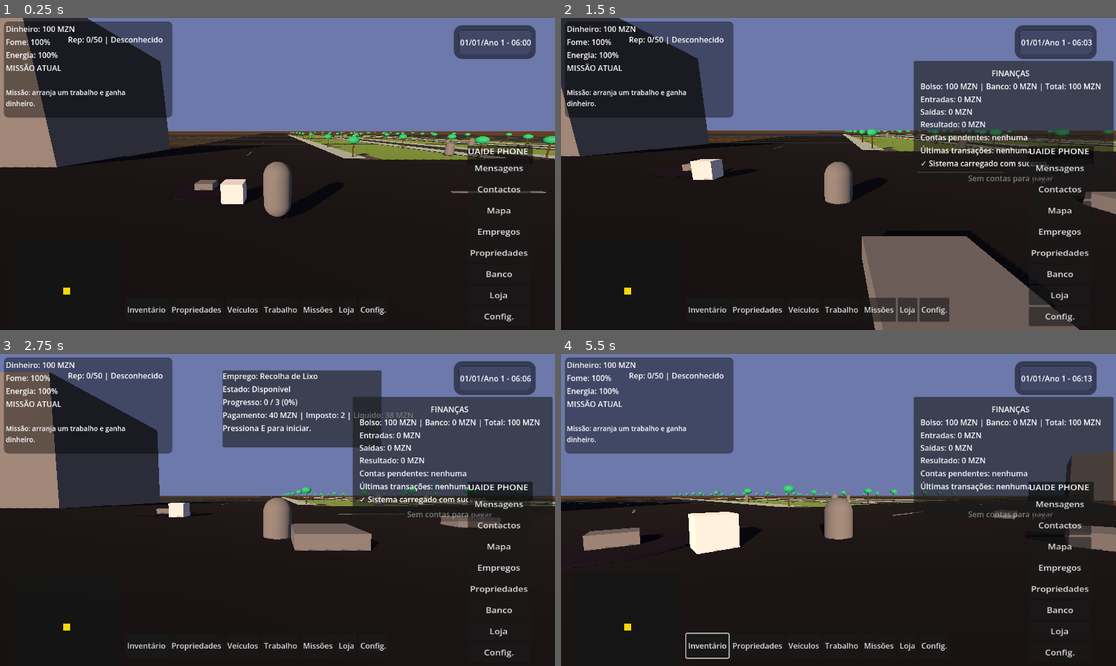
Above: before the commit, frames 1-4 (two rows, left to right).
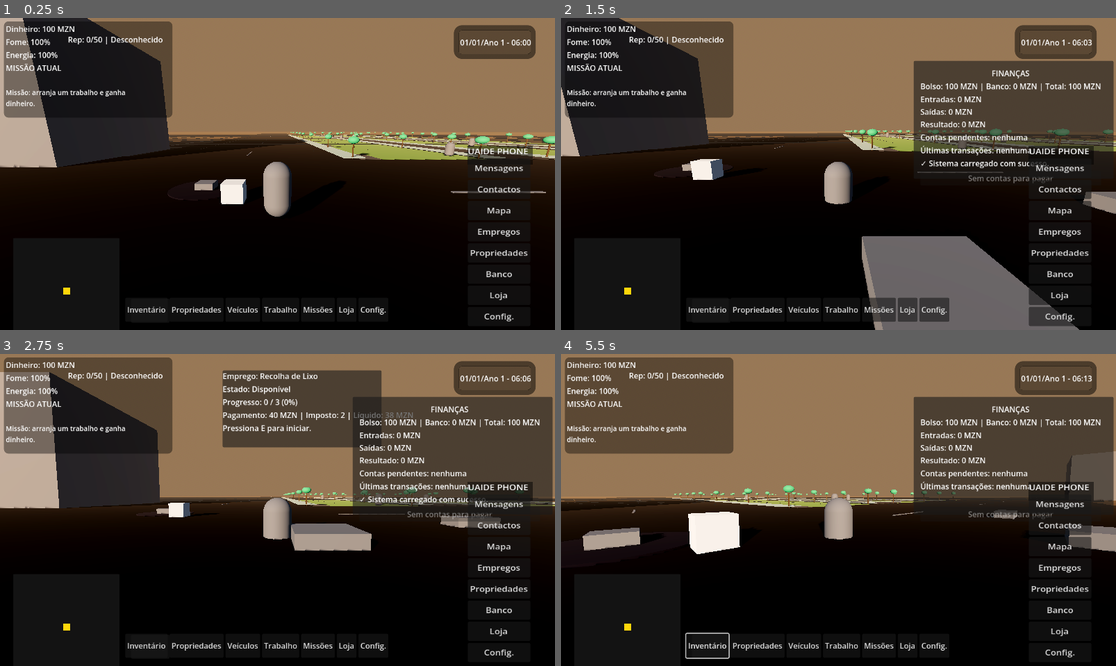
Above: after the commit, the same moments.

Repository: DC-t-spec/Uaide-City
Game: Godot game, scene res://world/main.tscn
Same seed, same stepped clock (60 frames per second), same inputs: the game is played once before the commit and once after it.
Inputs (mouse positions are in pixels of both pictures, inside the frame that each line leads up to):
- Up to frame 1 (0.25 s): no input
- Up to frame 2 (1.5 s): move the mouse to (960, 158) at 0.52 s; hold Right (move_right) 0.53-1.28 s; hold F (finance_ui) 0.53-1.28 s; click (960, 158) at 0.67 s; tap Shift (ui_accept) at 0.77 s; move the mouse to (727, 189) at 1.27 s; hold Down (move_back) from 1.28 s (still down); tap E (interact) at 1.35 s
- Up to frame 3 (2.75 s): tap Shift (ui_accept) at 1.52 s; move the mouse to (333, 441) at 2.02 s; release Down (move_back) at 2.03 s; hold Right (move_right) from 2.03 s (still down); hold S (look_down) from 2.03 s (still down)
- Up to frame 4 (5.5 s): release Right (move_right) at 2.75 s; release S (look_down) at 2.75 s; click "Inventário" at 2.75 s; click "Propriedades" at 3.5 s; move the mouse to (810, 572) at 4.27 s; hold Up (move_forward) 4.28-5.03 s; tap A (look_left) at 4.35 s; click (810, 572) at 4.42 s; tap Shift (ui_accept) at 4.52, 5.27 s; move the mouse to (1005, 556) at 5.02 s; hold Left (move_left) from 5.03 s (still down); hold D (look_right) from 5.03 s (still down)

The runs differ from the first frame. In frame 1, 33% of the frame differs, in the area x 0-100%, y 0-100%; in frame 2, 31%; in frame 3, 52%; in frame 4, 63%.

Commit message:
Simplify lighting profile for cleaner urban look

Diff:
--- a/world/day_night.gd
+++ b/world/day_night.gd
@@ -9,6 +9,7 @@
 @onready var world_environment: WorldEnvironment = get_node_or_null("WorldEnvironment")
 
 var environment: Environment = null
+var sky_material: ProceduralSkyMaterial = null
 
 
 func _ready() -> void:
@@ -24,6 +25,7 @@
 		world_environment.environment = Environment.new()
 
 	environment = world_environment.environment
+	_ensure_environment_setup()
 
 	if not TimeManager.hour_changed.is_connected(_on_hour_changed):
 		TimeManager.hour_changed.connect(_on_hour_changed)
@@ -44,6 +46,55 @@
 	_update_visual_phase(time_float)
 
 
+func _ensure_environment_setup() -> void:
+	environment.background_mode = Environment.BG_SKY
+
+	if environment.sky == null:
+		environment.sky = Sky.new()
+
+	if environment.sky.sky_material is ProceduralSkyMaterial:
+		sky_material = environment.sky.sky_material as ProceduralSkyMaterial
+	else:
+		sky_material = ProceduralSkyMaterial.new()
+		environment.sky.sky_material = sky_material
+
+	# Tonemap / exposição (leitura mais cinematográfica e leve)
+	environment.tonemap_mode = Environment.TONE_MAPPER_ACES
+	environment.tonemap_exposure = 0.84
+	environment.tonemap_white = 1.5
+	environment.adjustment_enabled = true
+	environment.adjustment_contrast = 1.10
+	environment.adjustment_saturation = 1.0
+	environment.adjustment_brightness = 0.98
+
+	# Bloom sutil para realçar sol/janelas sem pesar
+	environment.glow_enabled = true
+	environment.glow_intensity = 0.12
+	environment.glow_strength = 0.14
+	environment.glow_bloom = 0.01
+	environment.glow_hdr_threshold = 1.35
+	environment.set("glow_levels/1", true)
+	environment.set("glow_levels/2", true)
+	environment.set("glow_levels/3", true)
+
+	# SSAO suave para profundidade
+	environment.ssao_enabled = true
+	environment.ssao_radius = 0.7
+	environment.ssao_intensity = 0.9
+	environment.ssao_power = 1.45
+	environment.ssao_detail = 0.4
+
+	# Névoa leve para sensação urbana
+	environment.fog_enabled = true
+	environment.fog_density = 0.0025
+	environment.fog_light_energy = 0.25
+
+	# Sombras menos agressivas
+	sun.shadow_enabled = true
+	sun.shadow_bias = 0.06
+	sun.directional_shadow_max_distance = 85.0
+
+
 func _update_sun_rotation(time_float: float) -> void:
 	# sol nasce de manhã, fica alto ao meio-dia e desce à tarde
 	var sun_height: float = sin((time_float - 6.0) / 12.0 * PI)
@@ -57,11 +108,13 @@
 	# NOITE / MADRUGADA
 	if time_float >= 20.0 or time_float < 5.0:
 		_apply_visual(
-			0.10,
-			Color(0.45, 0.50, 1.0),
-			Color(0.02, 0.025, 0.07),
-			Color(0.08, 0.09, 0.16),
-			0.35
+			0.20,
+			Color(0.62, 0.68, 0.90),
+			Color(0.04, 0.07, 0.14),
+			Color(0.10, 0.12, 0.18),
+			Color(0.08, 0.10, 0.15),
+			0.34,
+			0.0022
 		)
 		return
 
@@ -71,10 +124,12 @@
 
 		_apply_visual(
 			lerp(0.45, 1.15, t),
-			Color(1.0, 0.72, 0.45).lerp(Color(1.0, 0.92, 0.80), t),
-			Color(0.40, 0.36, 0.50).lerp(Color(0.48, 0.70, 1.0), t),
-			Color(0.35, 0.32, 0.42).lerp(Color(0.62, 0.70, 0.82), t),
-			lerp(0.45, 0.85, t)
+			Color(1.0, 0.78, 0.58).lerp(Color(1.0, 0.94, 0.84), t),
+			Color(0.26, 0.38, 0.62).lerp(Color(0.42, 0.66, 0.92), t),
+			Color(0.30, 0.34, 0.40).lerp(Color(0.58, 0.66, 0.76), t),
+			Color(0.50, 0.46, 0.40).lerp(Color(0.76, 0.82, 0.90), t),
+			lerp(0.44, 0.68, t),
+			lerp(0.004, 0.0025, t)
 		)
 		return
 
@@ -84,11 +139,13 @@
 		midday_strength = clamp(midday_strength, 0.0, 1.0)
 
 		_apply_visual(
-			lerp(1.35, 1.75, midday_strength),
-			Color(1.0, 0.95, 0.84).lerp(Color(1.0, 1.0, 0.94), midday_strength),
-			Color(0.42, 0.66, 1.0).lerp(Color(0.35, 0.62, 1.0), midday_strength),
-			Color(0.72, 0.78, 0.86).lerp(Color(0.82, 0.86, 0.92), midday_strength),
-			lerp(0.90, 1.10, midday_strength)
+			lerp(1.00, 1.24, midday_strength),
+			Color(1.0, 0.96, 0.88).lerp(Color(1.0, 1.0, 0.96), midday_strength),
+			Color(0.34, 0.60, 0.92).lerp(Color(0.28, 0.54, 0.88), midday_strength),
+			Color(0.54, 0.64, 0.74).lerp(Color(0.62, 0.70, 0.80), midday_strength),
+			Color(0.70, 0.79, 0.90).lerp(Color(0.76, 0.84, 0.94), midday_strength),
+			lerp(0.66, 0.82, midday_strength),
+			0.0018
 		)
 		return
 
@@ -101,7 +158,9 @@
 			Color(1.0, 0.90, 0.72).lerp(Color(1.0, 0.70, 0.40), t2),
 			Color(0.48, 0.66, 0.95).lerp(Color(0.78, 0.48, 0.28), t2),
 			Color(0.70, 0.72, 0.80).lerp(Color(0.65, 0.48, 0.36), t2),
-			lerp(0.85, 0.65, t2)
+			Color(0.78, 0.74, 0.70).lerp(Color(0.68, 0.52, 0.40), t2),
+			lerp(0.62, 0.54, t2),
+			lerp(0.0025, 0.0035, t2)
 		)
 		return
 
@@ -112,9 +171,11 @@
 		_apply_visual(
 			lerp(1.00, 0.55, t3),
 			Color(1.0, 0.68, 0.32).lerp(Color(1.0, 0.45, 0.25), t3),
-			Color(0.86, 0.50, 0.26).lerp(Color(0.55, 0.32, 0.34), t3),
-			Color(0.68, 0.48, 0.34).lerp(Color(0.42, 0.34, 0.40), t3),
-			lerp(0.65, 0.42, t3)
+			Color(0.82, 0.52, 0.30).lerp(Color(0.48, 0.34, 0.30), t3),
+			Color(0.66, 0.50, 0.38).lerp(Color(0.40, 0.35, 0.36), t3),
+			Color(0.68, 0.52, 0.38).lerp(Color(0.44, 0.38, 0.40), t3),
+			lerp(0.56, 0.46, t3),
+			lerp(0.0035, 0.0045, t3)
 		)
 		return
 
@@ -124,10 +185,12 @@
 
 		_apply_visual(
 			lerp(0.45, 0.12, t4),
-			Color(0.80, 0.58, 1.0).lerp(Color(0.35, 0.42, 0.85), t4),
-			Color(0.28, 0.20, 0.40).lerp(Color(0.02, 0.025, 0.07), t4),
-			Color(0.28, 0.25, 0.38).lerp(Color(0.08, 0.09, 0.16), t4),
-			lerp(0.45, 0.32, t4)
+			Color(0.64, 0.66, 0.90).lerp(Color(0.34, 0.42, 0.70), t4),
+			Color(0.18, 0.20, 0.30).lerp(Color(0.04, 0.07, 0.14), t4),
+			Color(0.20, 0.22, 0.30).lerp(Color(0.08, 0.10, 0.15), t4),
+			Color(0.30, 0.31, 0.38).lerp(Color(0.11, 0.12, 0.18), t4),
+			lerp(0.38, 0.32, t4),
+			lerp(0.0045, 0.0022, t4)
 		)
 		return
 
@@ -137,7 +200,9 @@
 	sun_color: Color,
 	sky_color: Color,
 	ambient_color: Color,
-	ambient_energy: float
+	horizon_color: Color,
+	ambient_energy: float,
+	fog_density: float
 ) -> void:
 	if environment == null:
 		return
@@ -145,11 +210,15 @@
 	sun.light_energy = sun_energy
 	sun.light_color = sun_color
 	sun.shadow_enabled = true
-	sun.shadow_bias = 0.08
-
-	environment.background_mode = Environment.BG_COLOR
-	environment.background_color = sky_color
 
 	environment.ambient_light_source = Environment.AMBIENT_SOURCE_COLOR
 	environment.ambient_light_color = ambient_color
 	environment.ambient_light_energy = ambient_energy
+	environment.fog_density = fog_density
+	environment.fog_light_color = sun_color
+
+	if sky_material != null:
+		sky_material.sky_top_color = sky_color
+		sky_material.sky_horizon_color = horizon_color
+		sky_material.ground_horizon_color = ambient_color
+		sky_material.ground_bottom_color = ambient_color.darkened(0.15)
